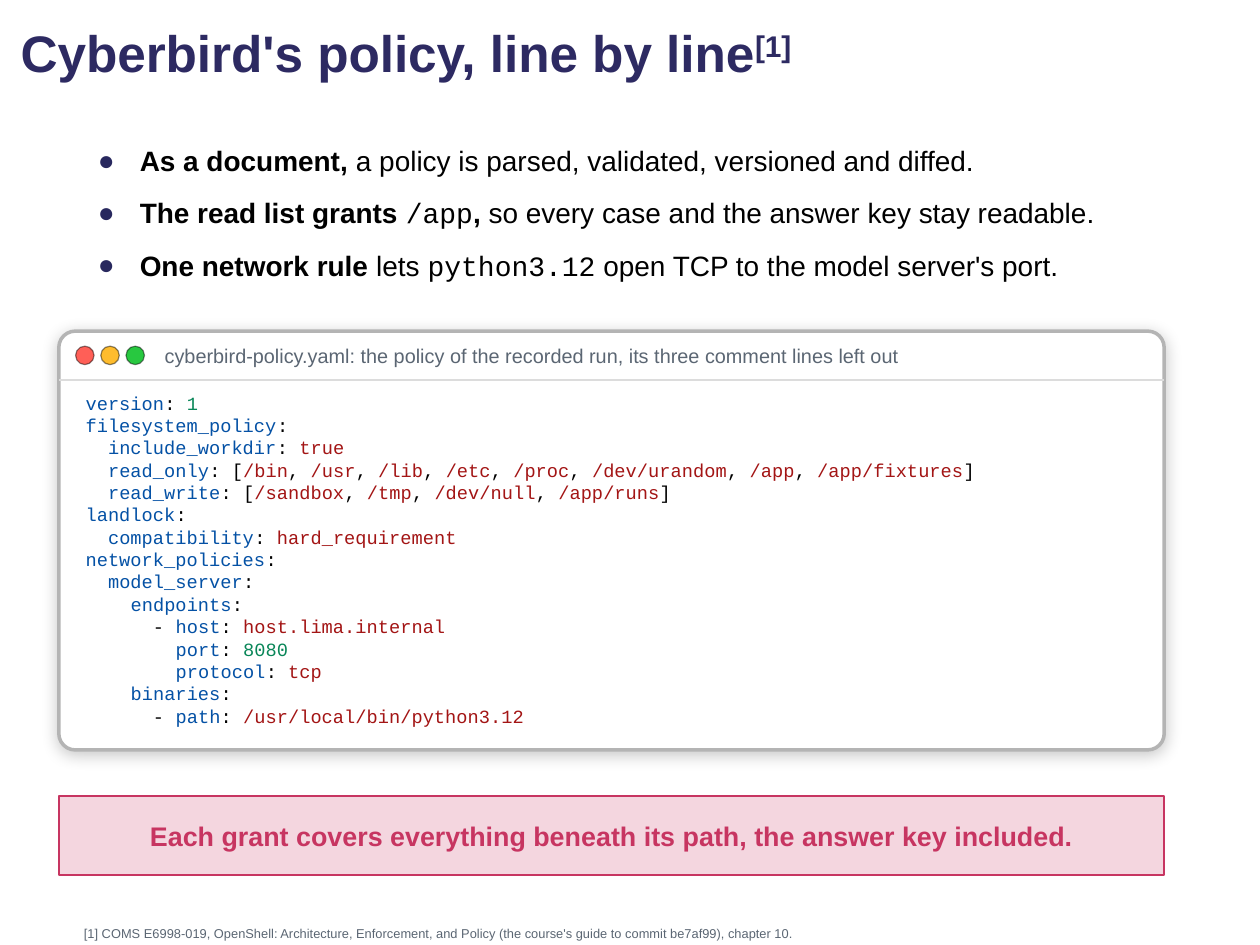
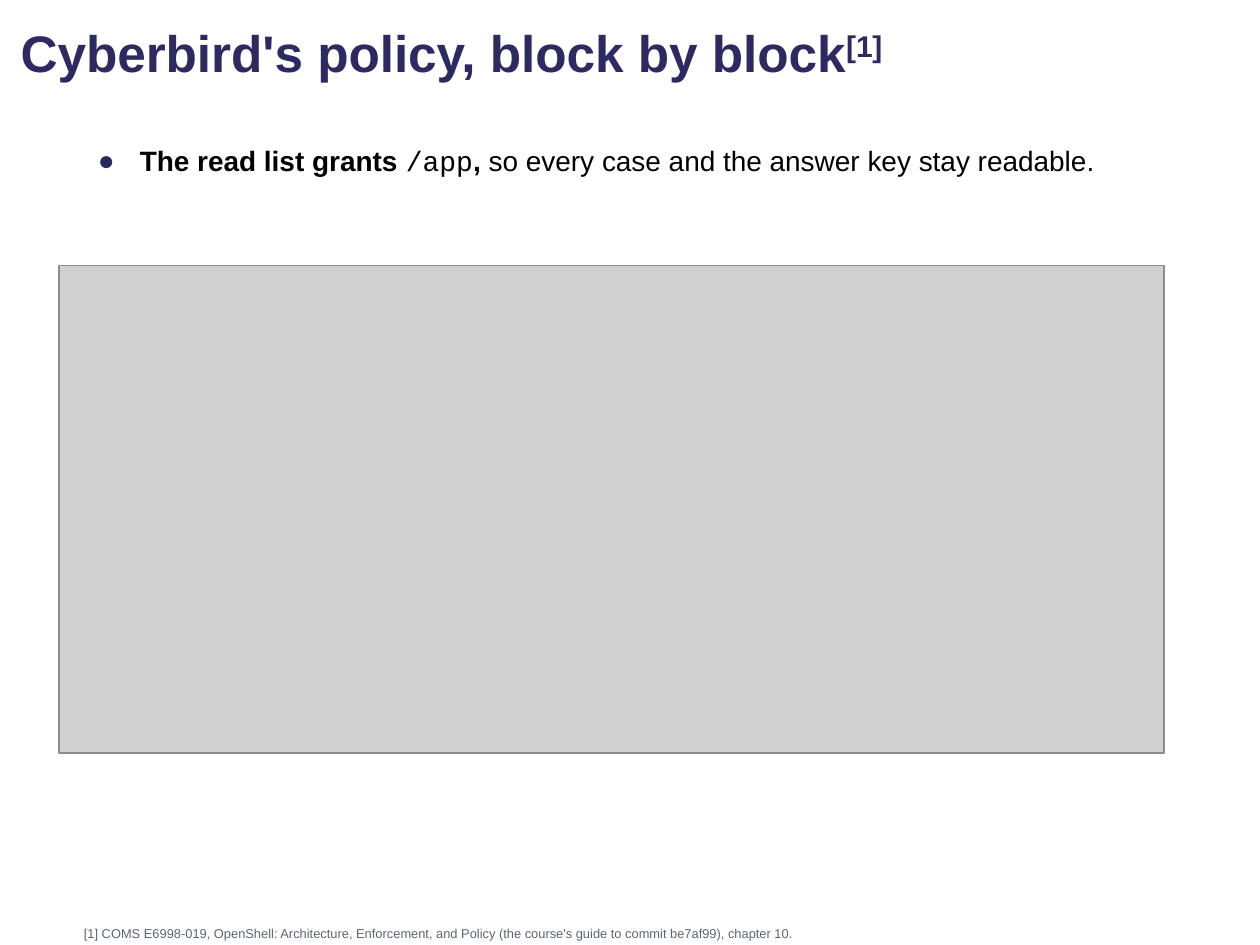
Before and after one commit to comse6998-019/lectures, a slide deck: slide 140 of lecture-6--2026-10-16/lecture6.pptx. Drawn at 1260x945 pixels with LibreOffice and Linux fonts; fonts in the diff are those of the drawing; grey boxes stand for pictures; background and template pictures are left out. Boxes give left, top, right and bottom in pixels: in the first picture for what was removed or moved away, otherwise in the second. Text is boxed around its words. In the diff, an @@ line names an element or a change of style, - is before the commit and + after.

```diff
--- a/lecture-6--2026-10-16/lecture6.pptx
+++ b/lecture-6--2026-10-16/lecture6.pptx
@@ title at bbox=[21, 34, 882, 82]: text changed @@
-Cyberbird's policy, line by line[1]
+Cyberbird's policy, block by block[1]
@@ text "The read list grants /app, ..." at bbox=[140, 150, 1095, 177]: text colour #000000 to none in "One network rule lets python3.12 open TCP ..."; bullet ● to none @@
@@ text at bbox=[140, 150, 974, 176]: paragraph removed @@
-● As a document, a policy is parsed, validated, versioned and diffed.
@@ picture added at bbox=[59, 265, 1164, 753] @@
@@ rounded rectangle removed at bbox=[59, 331, 1164, 749] @@
@@ ellipse removed at bbox=[76, 346, 94, 365] @@
@@ ellipse removed at bbox=[101, 346, 119, 365] @@
@@ ellipse removed at bbox=[126, 346, 144, 365] @@
@@ text removed at bbox=[165, 348, 898, 367] @@
-cyberbird-policy.yaml: the policy of the recorded run, its three comment lines left out
@@ line removed from (59, 380) to (1164, 380) @@
@@ text removed at bbox=[86, 397, 975, 727] @@
-version: 1
-filesystem_policy:
-include_workdir: true
-read_only: [/bin, /usr, /lib, /etc, /proc, /dev/urandom, /app, /app/fixtures]
-read_write: [/sandbox, /tmp, /dev/null, /app/runs]
-landlock:
-compatibility: hard_requirement
-network_policies:
-model_server:
-endpoints:
-- host: host.lima.internal
-port: 8080
-protocol: tcp
-binaries:
-- path: /usr/local/bin/python3.12
@@ rectangle removed at bbox=[59, 796, 1164, 875] @@
-Each grant covers everything beneath its path, the answer key included.
```
Also in this commit, not shown: 9 other slides changed, 5 slides added, 2 other files.
